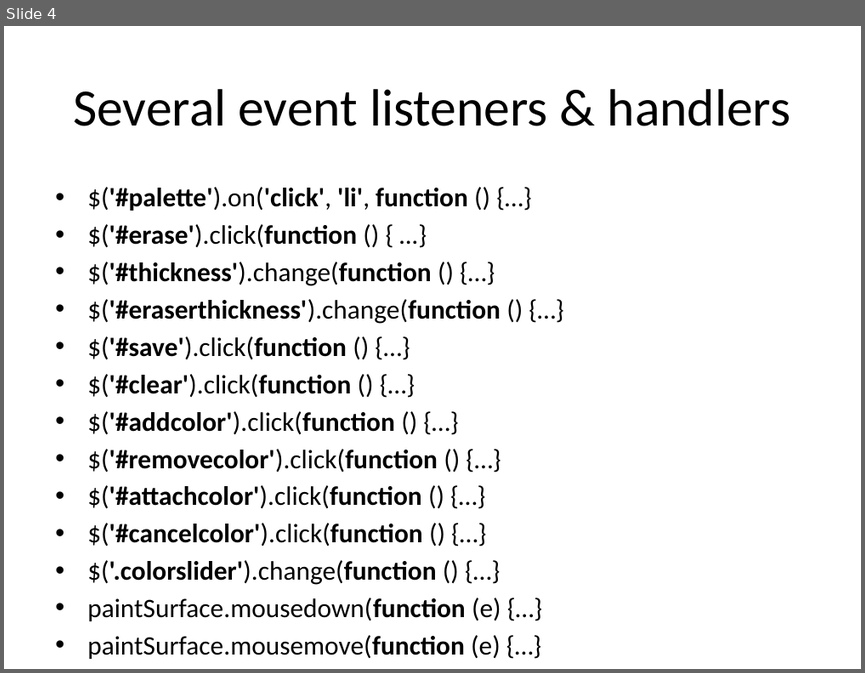
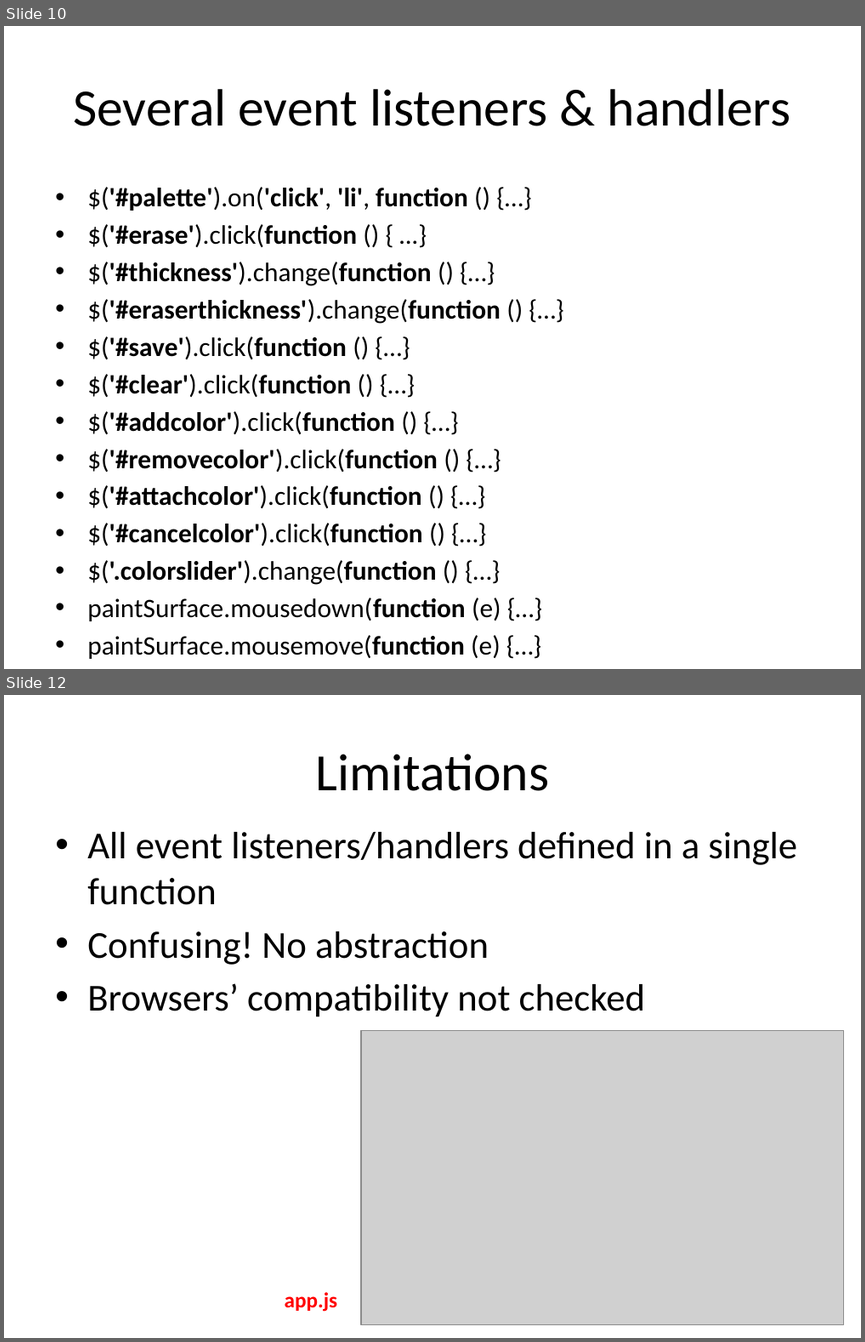
Before and after one commit to chrpapa/Javascript-Seminar, a slide deck: presentation/Presentation.pptx. Shown one above the other, each under a label of ours: slide 4 before the commit, slides 10 and 12 after it; the slides between them are not shown. The pictures are 865x673 and 865x1342 pixels, drawn with LibreOffice and Linux fonts; fonts in the diff are those of the drawing; grey boxes stand for pictures. Boxes give left, top, right and bottom in pixels: in the first picture for what was removed or moved away, otherwise in the second. Text is boxed around its words. In the diff, an @@ line names an element or a change of style, - is before the commit and + after.

```diff
--- a/presentation/Presentation.pptx
+++ b/presentation/Presentation.pptx
@@ slide 12 added at (4,695,861,1338), background #FFFFFF @@
@@ title added at (315,754,549,791), 44 pt, text #000000 @@
+Limitations
@@ text added at (87,832,797,1017), 32 pt, text #000000 @@
+• All event listeners/handlers defined in a single function
+• Confusing! No abstraction
+• Browsers’ compatibility not checked
@@ picture added at (361,1031,844,1325) @@
@@ text added at (284,1292,338,1311), 18 pt, text #FF0000, bold @@
+app.js
@@ what was slide 4 is now slide 10 @@
```
Also in this commit, not shown: 2 slides changed, 13 other slides added, 1 slide removed, 15 other files.
